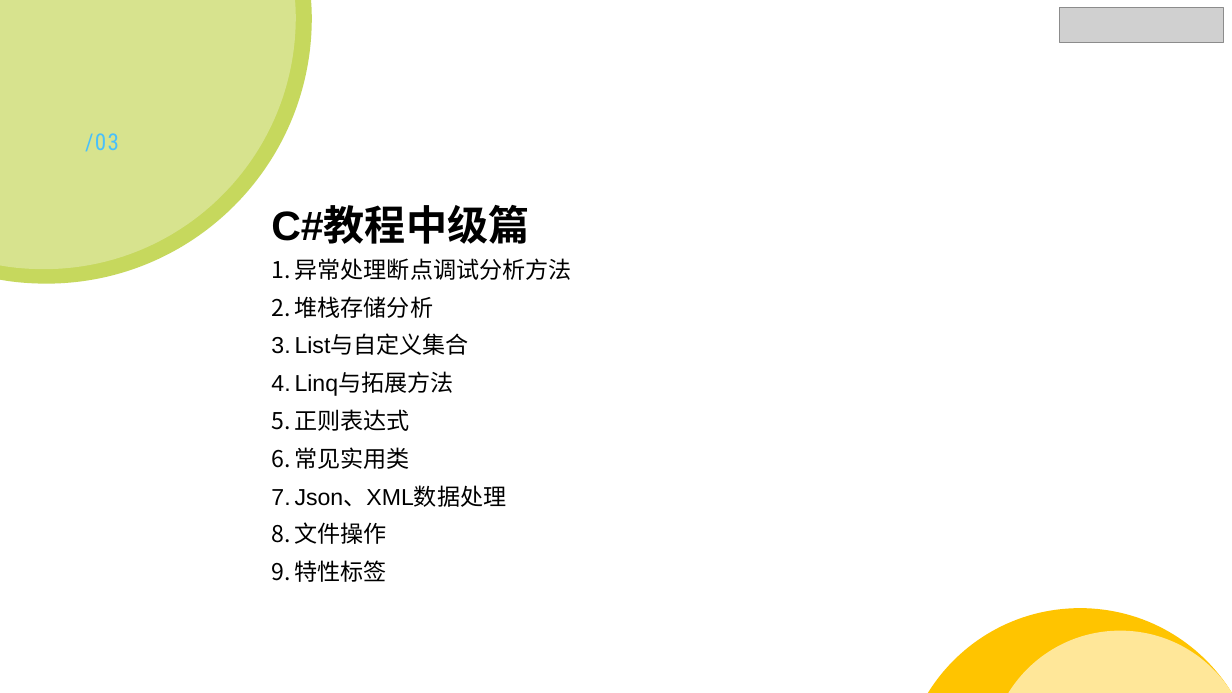
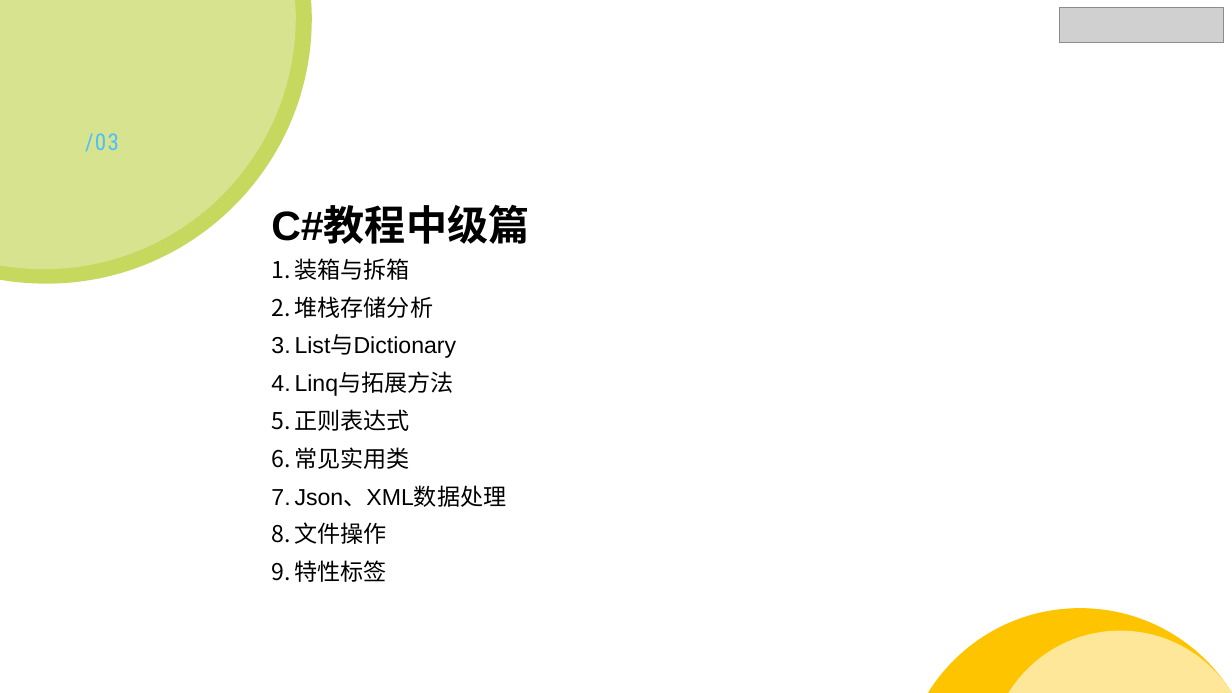
Before and after one commit to StevenEco/.NetCoreGuide, a slide deck: slide 23 of PPT/Microsoft Lesson.pptx. Drawn at 1232x693 pixels with LibreOffice and Linux fonts; fonts in the diff are those of the drawing; grey boxes stand for pictures. Boxes give left, top, right and bottom in pixels: in the first picture for what was removed or moved away, otherwise in the second. Text is boxed around its words. In the diff, an @@ line names an element or a change of style, - is before the commit and + after.

```diff
--- a/PPT/Microsoft Lesson.pptx
+++ b/PPT/Microsoft Lesson.pptx
@@ text at (x1=295, y1=258, x2=410, y2=280): text changed @@
-1. 异常处理断点调试分析方法
+1. 装箱与拆箱
@@ text at (x1=295, y1=335, x2=457, y2=358): text changed @@
-3. List与自定义集合
+3. List与Dictionary
```
Also in this commit, not shown: 12 other files.
